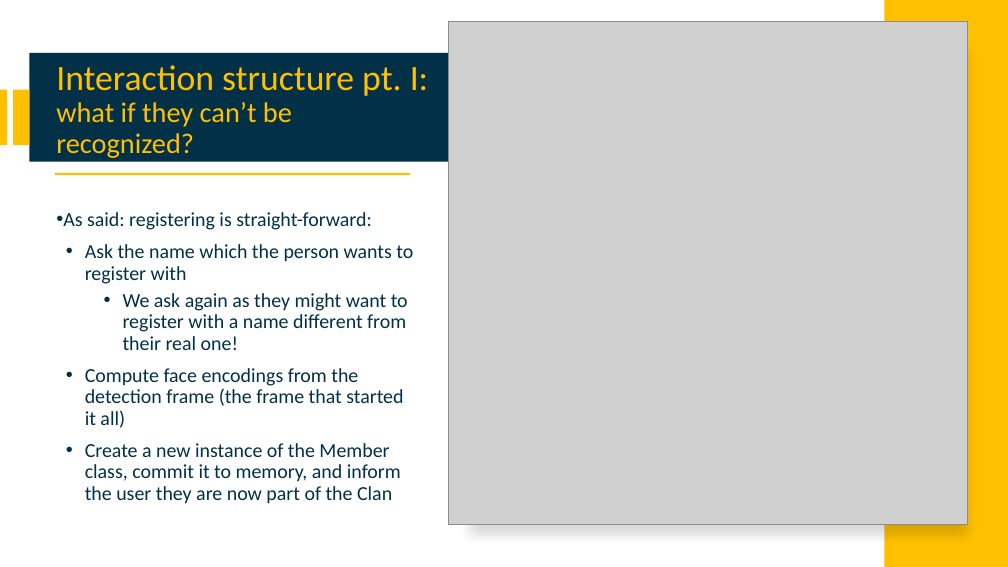
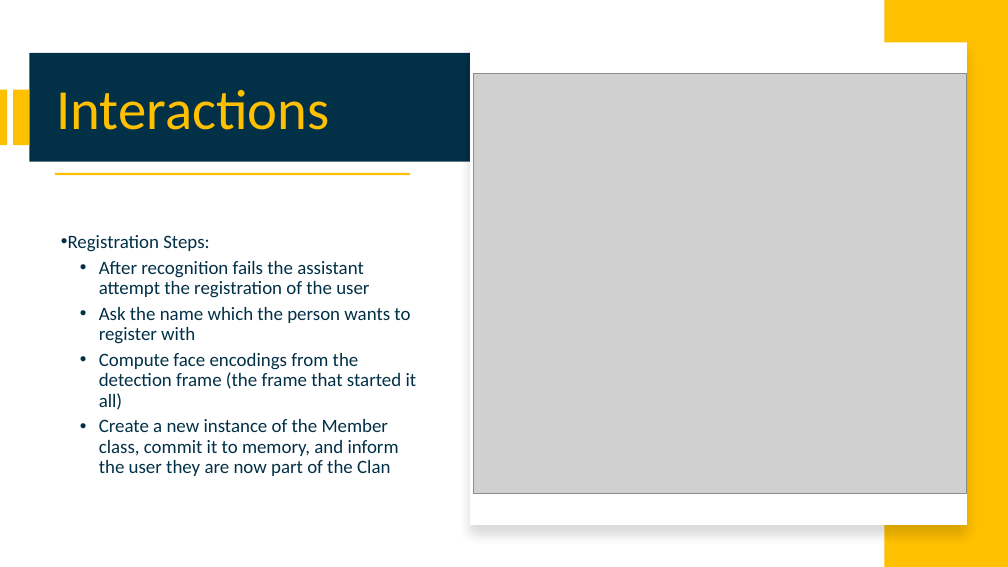
Before and after one commit to attennig/MultimodalMultiuserHomeAssistant, a slide deck: slide 10 of Multimodal personalized multiuser Home Assistant.pptx (slide 16 before the commit). Drawn at 1008x567 pixels with LibreOffice and Linux fonts; fonts in the diff are those of the drawing; grey boxes stand for pictures. Boxes give left, top, right and bottom in pixels: in the first picture for what was removed or moved away, otherwise in the second. Text is boxed around its words. In the diff, an @@ line names an element or a change of style, - is before the commit and + after.

```diff
--- a/Multimodal personalized multiuser Home Assistant.pptx
+++ b/Multimodal personalized multiuser Home Assistant.pptx
@@ picture: place and size @@
-picture at (448, 22, 967, 525)
+picture at (473, 73, 967, 495)
@@ title at (56, 90, 329, 130): text changed; size 27 to 54 pt @@
-Interaction structure pt. I: what if they can’t be recognized?
+Interactions
@@ text at (68, 235, 369, 298): text changed; size 19 to 18 pt @@
-• As said: registering is straight-forward:
+• Registration Steps:
+  • After recognition fails the assistant attempt the registration of the user
@@ text at (123, 293, 408, 350): paragraph removed @@
-  • We ask again as they might want to register with a name different from their real one!
@@ text at (99, 307, 417, 476): size 19 to 18 pt in "Ask the name which the person wants ...", "Compute face encodings from the detection frame ...", "Create a new instance of the Member ..."; list level 1 to 2 in "Ask the name which the ..."; list level 1 to 2 in "Compute face encodings from the ..."; list level 1 to 2 in "Create a new instance of ..." @@
```
Also in this commit, not shown: 12 other slides changed, 4 slides added, 6 slides removed, 1 other file.
